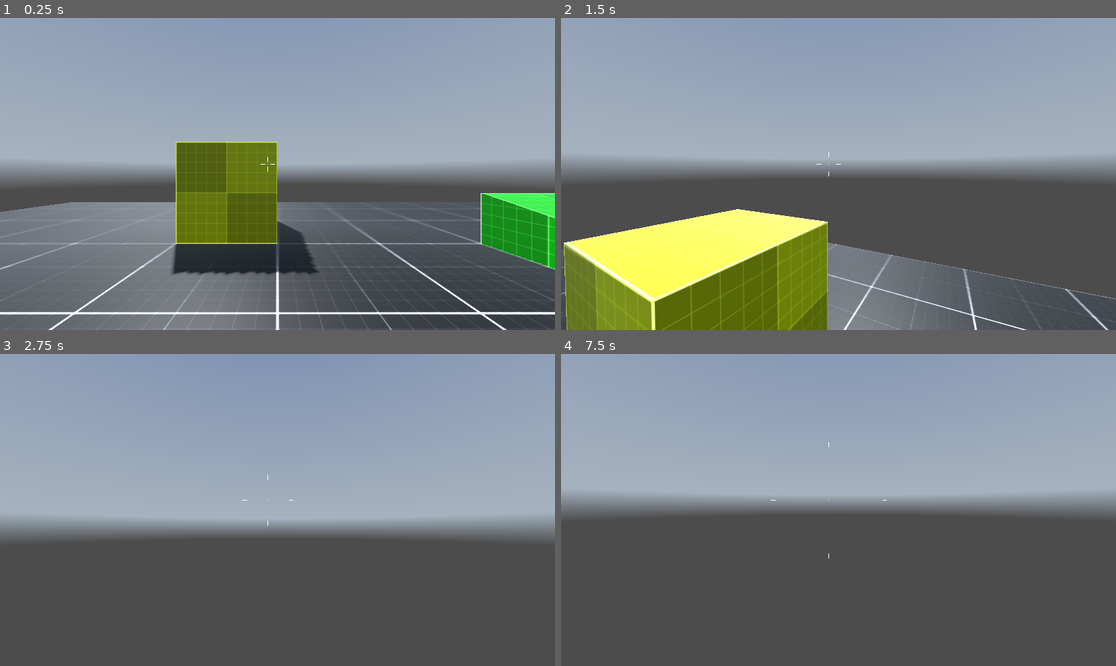
Above: before the commit, frames 1-4 (two rows, left to right).
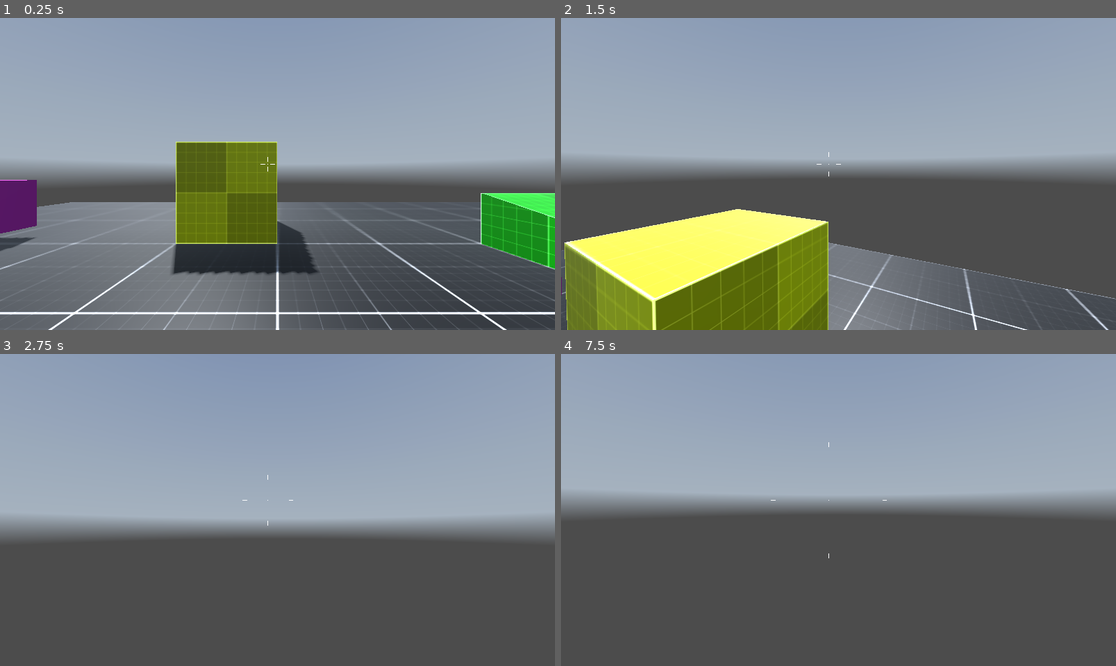
Above: after the commit, the same moments.

Repository: rafeeq-y/GameOff-Jam
Game: Godot game, scene res://levels/level_001.tscn
Two runs of this game, one before a commit and one after it. Both use one fixed random seed, a clock stepped at 60 frames per second and the inputs below. A sky picture missing from this copy of the repository is replaced by a grey-blue gradient.
Inputs (mouse positions are in pixels of both pictures, inside the frame that each line leads up to):
- Up to frame 1 (0.25 s): no input
- Up to frame 2 (1.5 s): tap Enter at 0.5 s; move the mouse to (866, 174) at 0.52 s; hold F (grab, bound only after the commit) 0.53-1.28 s; hold W (move_forward) from 0.53 s (still down); tap Space (jump) at 0.77 s; move the mouse to (810, 174) at 1.27 s; tap C (crouch) at 1.35 s
- Up to frame 3 (2.75 s): keep holding W (move_forward); tap Space (jump) at 1.52 s; tap F (grab, bound only after the commit) at 1.55 s; move the mouse to (288, 503) at 2.02 s; hold F (grab, bound only after the commit) from 2.03 s (still down); tap Q (dash) at 2.1 s
- Up to frame 4 (7.5 s): tap Space (jump) at 2.75, 3.02, 3.77, 4.25, 4.52, 5.75, 6.02, 6.77 s; move the mouse to (832, 516) at 2.77 s; release F (grab, bound only after the commit) at 2.78 s; tap Shift (sprint) at 2.85, 6.6 s; tap F (grab, bound only after the commit) at 3.05, 4.35, 5.3, 6.05, 7.35 s; tap Enter at 3.5, 5 s; move the mouse to (877, 513) at 3.52 s; hold F (grab, bound only after the commit) 3.53-4.28 s; move the mouse to (794, 506) at 4.27 s; move the mouse to (844, 510) at 5.02 s; hold C (crouch) 5.03-5.78 s; move the mouse to (816, 503) at 5.77 s; release W (move_forward) at 5.78 s; hold D (move_right) 5.78-6.53 s; tap Q (dash) at 5.85 s; move the mouse to (866, 510) at 6.52 s; hold F (grab, bound only after the commit) 6.53-7.28 s; hold W (move_forward) from 6.53 s (still down); move the mouse to (810, 510) at 7.27 s

The runs differ from the first frame. In frame 1, 1.2% of the frame differs, in the area x 0-100%, y 51-83%; in frame 2, 0.7%; in frame 3, less than 0.1%; in frame 4, less than 0.1%.

Commit message:
initial structure for force like mechanic

Diff:
--- a/characters/player/player.gd
+++ b/characters/player/player.gd
@@ -53,6 +53,9 @@
 	if event.is_action_pressed("crouch"):
 		toggle_crouch()
 
+	if event.is_action_pressed("grab"):
+		_toggle_force()
+
 func _unhandled_input(event: InputEvent) -> void:
 	_mouse_input = event is InputEventMouseMotion and Input.get_mouse_mode() == Input.MOUSE_MODE_CAPTURED
 
@@ -84,7 +87,6 @@
 	Global.player = self
 	Input.mouse_mode = Input.MOUSE_MODE_CAPTURED
 	OVERHEAD_SHAPE_CAST.add_exception($".")
-
 
 func _physics_process(delta: float) -> void:
 
@@ -123,3 +125,15 @@
 func _on_dash_state_dashgo(direction) -> void:
 	velocity.x = direction.x * _speed
 	velocity.z = direction.z * _speed
+
+
+func _toggle_force() -> void:
+	var space_state = CAMERA_CONTROLLER.get_world_3d().direct_space_state
+	var screen_center = get_viewport().size /2
+	var origin = CAMERA_CONTROLLER.project_ray_origin(screen_center)
+	var end = CAMERA_CONTROLLER.project_ray_normal(screen_center) * 1000
+	var query = PhysicsRayQueryParameters3D.create(origin, end)
+	query.collide_with_bodies = true
+	var result = space_state.intersect_ray(query)
+	var collider = result.get("collider")
+	print(result)
--- a/characters/player/player.tscn
+++ b/characters/player/player.tscn
@@ -216,6 +216,8 @@
 }
 
 [sub_resource type="SphereShape3D" id="SphereShape3D_2la5a"]
+
+[sub_resource type="SphereShape3D" id="SphereShape3D_yqd6n"]
 
 [node name="Player" type="CharacterBody3D" node_paths=PackedStringArray("CAMERA_CONTROLLER", "ANIM", "OVERHEAD_SHAPE_CAST")]
 transform = Transform3D(1, 0, 0, 0, 1, 0, 0, 0, 1, 0, 1, 0)
@@ -340,6 +342,10 @@
 [node name="JumpingState" type="Node" parent="PlayerStateMachine"]
 script = ExtResource("11_111kb")
 
+[node name="HoverObjectShapeCast" type="ShapeCast3D" parent="."]
+transform = Transform3D(2.46578, 0, 0, 0, 1.29369, 0, 0, 0, 1.11362, -0.796559, 2.22091, -1.24444)
+shape = SubResource("SphereShape3D_yqd6n")
+
 [connection signal="animation_started" from="AnimationPlayer" to="." method="_on_animation_player_animation_started"]
 [connection signal="dashgo" from="PlayerStateMachine/DashState" to="." method="_on_dash_state_dashgo"]
 [connection signal="timeout" from="PlayerStateMachine/DashState/DashTimer" to="PlayerStateMachine/DashState" method="_on_dash_timer_timeout"]
--- a/levels/level_001.tscn
+++ b/levels/level_001.tscn
@@ -1,9 +1,10 @@
-[gd_scene load_steps=14 format=3 uid="uid://b1yleqbb8tc7x"]
+[gd_scene load_steps=18 format=3 uid="uid://b1yleqbb8tc7x"]
 
 [ext_resource type="PackedScene" uid="uid://btv0a42cgxt8g" path="res://levels/WE_test.tscn" id="1_db21n"]
 [ext_resource type="Material" uid="uid://cn1gsy15bkaff" path="res://materials/grid.tres" id="2_x5xie"]
 [ext_resource type="Texture2D" uid="uid://ivvpsi314b34" path="res://textures/grid.jpg" id="3_yfwkt"]
 [ext_resource type="PackedScene" uid="uid://70hjdxyos8u" path="res://characters/player/player.tscn" id="4_liofc"]
+[ext_resource type="Script" path="res://scripts/grabbable_component.gd" id="5_lsypu"]
 
 [sub_resource type="BoxMesh" id="BoxMesh_gd0ev"]
 material = ExtResource("2_x5xie")
@@ -120,7 +121,16 @@
 [sub_resource type="ConcavePolygonShape3D" id="ConcavePolygonShape3D_j6kcl"]
 data = PackedVector3Array(-4, 1, 1, 4, -1, 1, -4, -1, 1, -4, 1, -1, -4, -1, -1, 4, -1, -1, -4, 1, 1, -4, 1, -1, 4, -1, 1, -4, 1, -1, 4, -1, -1, 4, -1, 1, -4, 1, -1, -4, 1, 1, -4, -1, -1, -4, 1, 1, -4, -1, 1, -4, -1, -1, -4, -1, 1, 4, -1, 1, -4, -1, -1, 4, -1, 1, 4, -1, -1, -4, -1, -1)
 
+[sub_resource type="BoxShape3D" id="BoxShape3D_v0vgn"]
+
+[sub_resource type="StandardMaterial3D" id="StandardMaterial3D_shqhq"]
+albedo_color = Color(1, 0.258824, 1, 1)
+
+[sub_resource type="BoxMesh" id="BoxMesh_kpwyx"]
+material = SubResource("StandardMaterial3D_shqhq")
+
 [node name="Node3D" type="Node3D"]
+transform = Transform3D(1.00087, 0, 0, 0, 1.00087, 0, 0, 0, 1.00087, 0, 0, 0)
 
 [node name="WorldEnvironment" parent="." instance=ExtResource("1_db21n")]
 
@@ -171,3 +181,17 @@
 shape = SubResource("ConcavePolygonShape3D_j6kcl")
 
 [node name="Player" parent="." instance=ExtResource("4_liofc")]
+
+[node name="GrabbableBox" type="StaticBody3D" parent="."]
+transform = Transform3D(0.999999, 0, 0, 0, 0.999999, 0, 0, 0, 0.999999, -5.76016, 0.738372, -3.94465)
+
+[node name="CollisionShape3D" type="CollisionShape3D" parent="GrabbableBox"]
+shape = SubResource("BoxShape3D_v0vgn")
+
+[node name="MeshInstance3D" type="MeshInstance3D" parent="GrabbableBox"]
+transform = Transform3D(1, 0, 0, 0, 1, 0, 0, 0, 1, -4.76837e-07, 5.96046e-08, -2.38419e-07)
+mesh = SubResource("BoxMesh_kpwyx")
+skeleton = NodePath("../..")
+
+[node name="GrabbableComponent" type="Node" parent="GrabbableBox"]
+script = ExtResource("5_lsypu")
--- a/project.godot
+++ b/project.godot
@@ -75,3 +75,8 @@
 "events": [Object(InputEventKey,"resource_local_to_scene":false,"resource_name":"","device":-1,"window_id":0,"alt_press …(192 unchanged characters)…
 ]
 }
+grab={
+"deadzone": 0.5,
+"events": [Object(InputEventKey,"resource_local_to_scene":false,"resource_name":"","device":-1,"window_id":0,"alt_pressed":false,"shift_pressed":false,"ctrl_pressed":false,"meta_pressed":false,"pressed":false,"keycode":0,"physical_keycode":70,"key_label":0,"unicode":102,"location":0,"echo":false,"script":null)
+]
+}
--- /dev/null
+++ b/scripts/grabbable_component.gd
@@ -0,0 +1,4 @@
+class_name GrabbableComponent
+
+extends Node
+## Add logic for component grabbing
Not shown: 1 places in characters/player/player.tscn that only renumber resources
